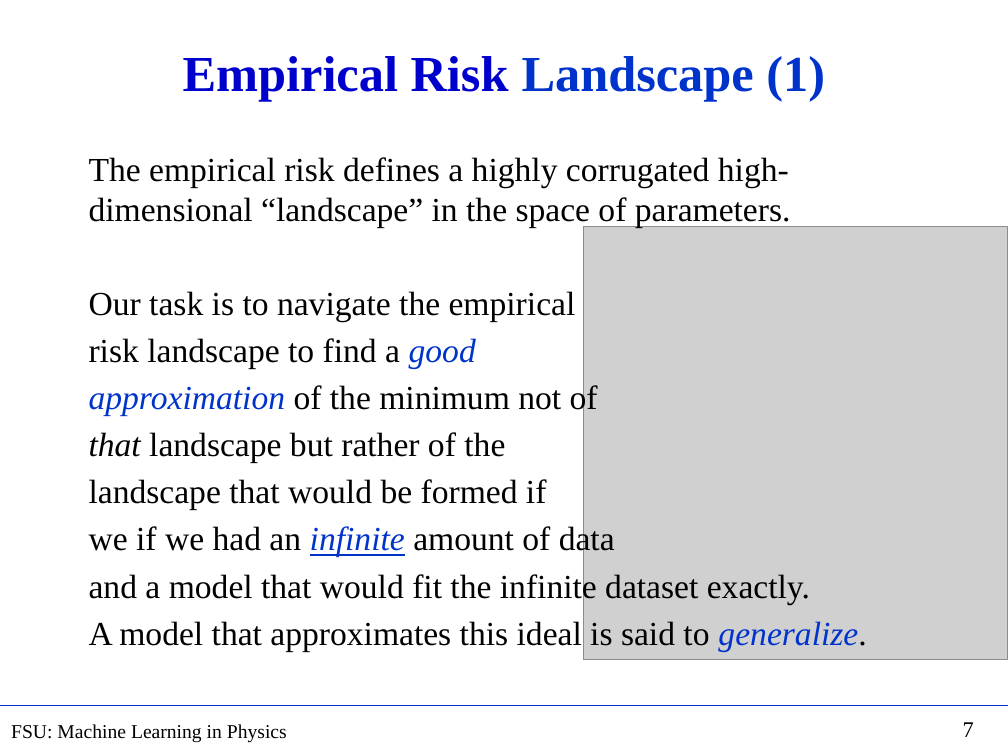
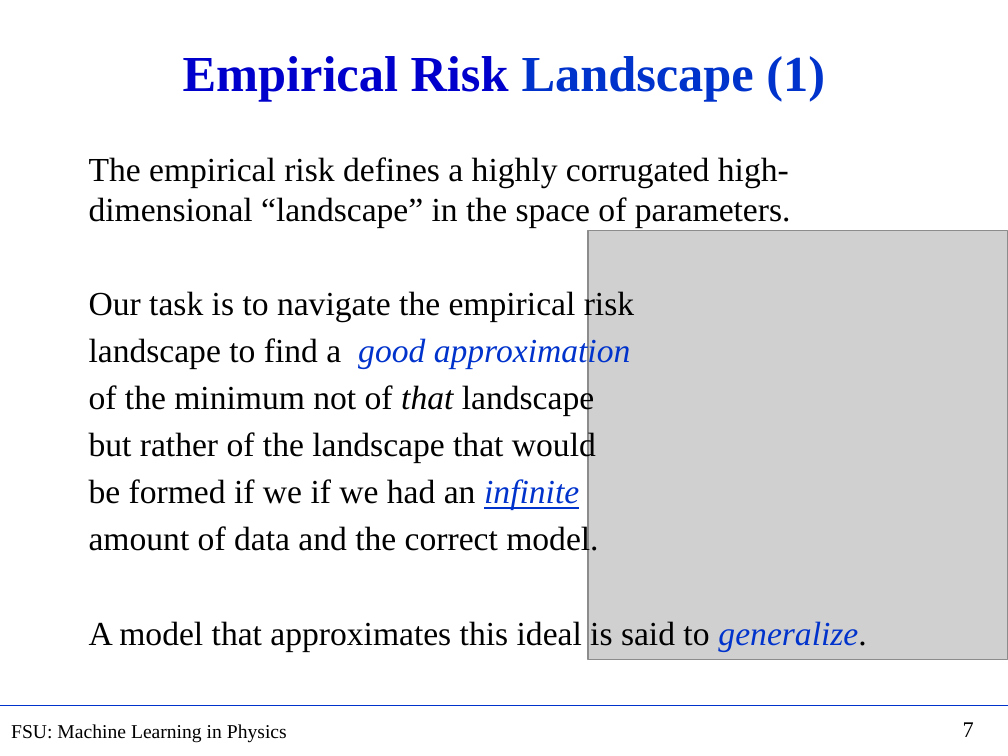
Before and after one commit to hbprosper/mlinphysics, a slide deck: slide 7 of Lectures/01.Foundations/Lecture02.pptx. Drawn at 1008x756 pixels with LibreOffice and Linux fonts; fonts in the diff are those of the drawing; grey boxes stand for pictures. Boxes give left, top, right and bottom in pixels: in the first picture for what was removed or moved away, otherwise in the second. Text is boxed around its words. In the diff, an @@ line names an element or a change of style, - is before the commit and + after.

```diff
--- a/Lectures/01.Foundations/Lecture02.pptx
+++ b/Lectures/01.Foundations/Lecture02.pptx
@@ picture resized from (x1=584, y1=227, x2=1008, y2=659) to (x1=588, y1=231, x2=1008, y2=659) @@
@@ text at (x1=89, y1=289, x2=634, y2=557): text changed @@
-Our task is to navigate the empirical
-risk landscape to find a good
-approximation of the minimum not of
-that landscape but rather of the
-landscape that would be formed if
-we if we had an infinite amount of data
-and a model that would fit the infinite dataset exactly.
+Our task is to navigate the empirical risk
+landscape to find a good approximation
+of the minimum not of that landscape
+but rather of the landscape that would
+be formed if we if we had an infinite
+amount of data and the correct model.
```
Also in this commit, not shown: 6 other slides changed, 3 slides added, 1 slide removed, 1 other file.
